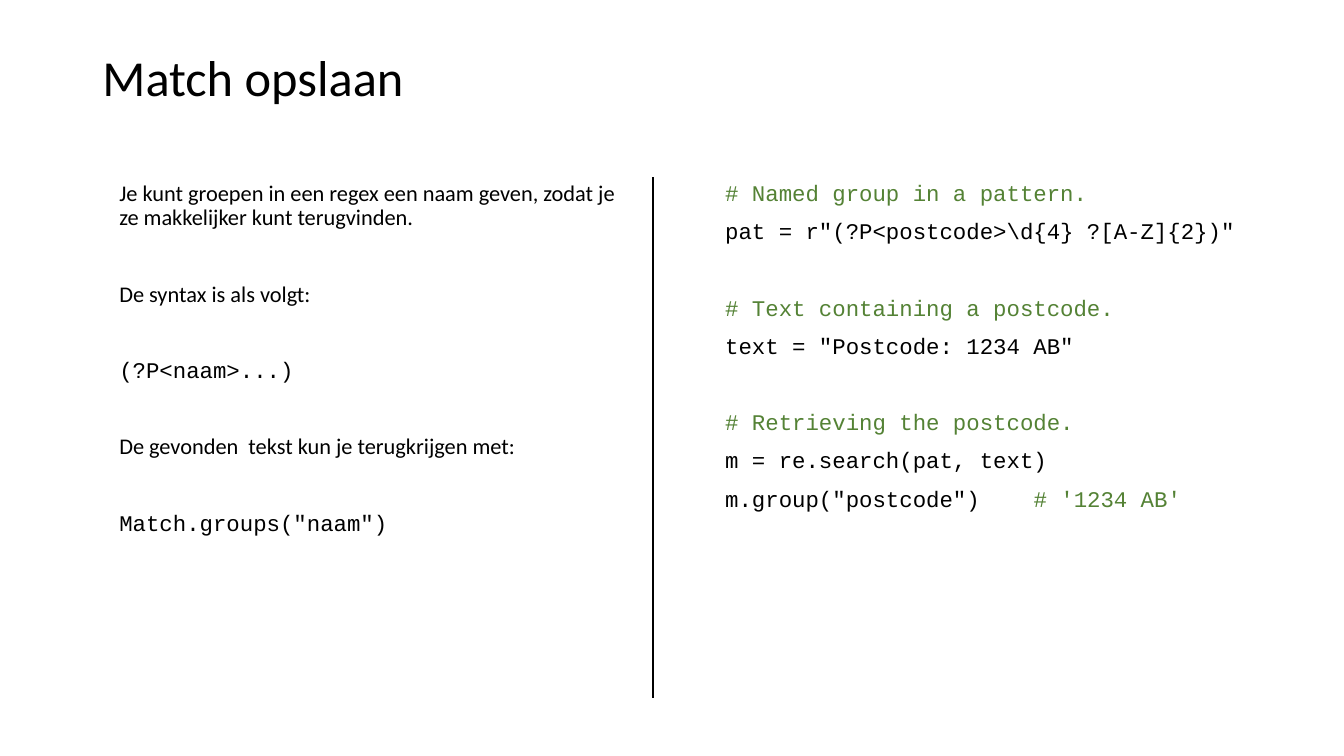
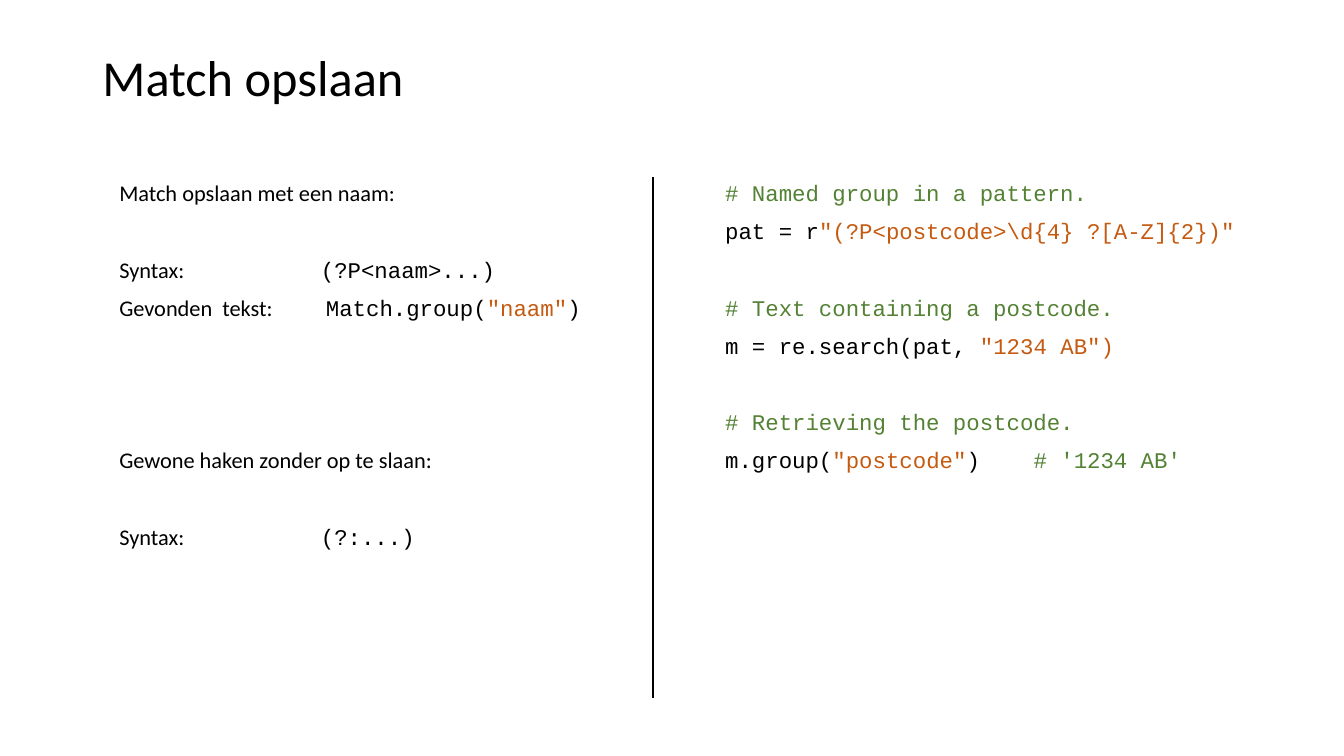
Before and after one commit to LFKoning/knowledge-sharing, a slide deck: slide 24 of python_trainees/5_nlp/python_traineeship_5.pptx (slide 23 before the commit). Drawn at 1344x756 pixels with LibreOffice and Linux fonts; fonts in the diff are those of the drawing. Boxes give left, top, right and bottom in pixels: in the first picture for what was removed or moved away, otherwise in the second. Text is boxed around its words. In the diff, an @@ line names an element or a change of style, - is before the commit and + after.

Commit message:
Update Python trainees regex excersises

```diff
--- a/python_trainees/5_nlp/python_traineeship_5.pptx
+++ b/python_trainees/5_nlp/python_traineeship_5.pptx
@@ text at (x1=119, y1=185, x2=581, y2=549): text changed @@
-Je kunt groepen in een regex een naam geven, zodat je ze makkelijker kunt terugvinden.
-De syntax is als volgt:
-(?P<naam>...)
-De gevonden tekst kun je terugkrijgen met:
-Match.groups("naam")
+Match opslaan met een naam:
+Syntax: (?P<naam>...)
+Gevonden tekst: Match.group("naam")
+Gewone haken zonder op te slaan:
+Syntax: (?:...)
@@ text at (x1=725, y1=223, x2=1234, y2=473): text colour #000000 to #C55A11 in "r"(?P<postcode>\d{4} ?[A-Z]{2})"", "m.group("postcode")" @@
@@ text at (x1=725, y1=338, x2=1114, y2=359): text changed @@
-text = "Postcode: 1234 AB"
+m = re.search(pat, "1234 AB")
@@ text at (x1=725, y1=452, x2=1047, y2=473): paragraph removed @@
-m = re.search(pat, text)
```
Also in this commit, not shown: 6 other slides changed, 1 slide added, 1 slide removed, 5 other files.
